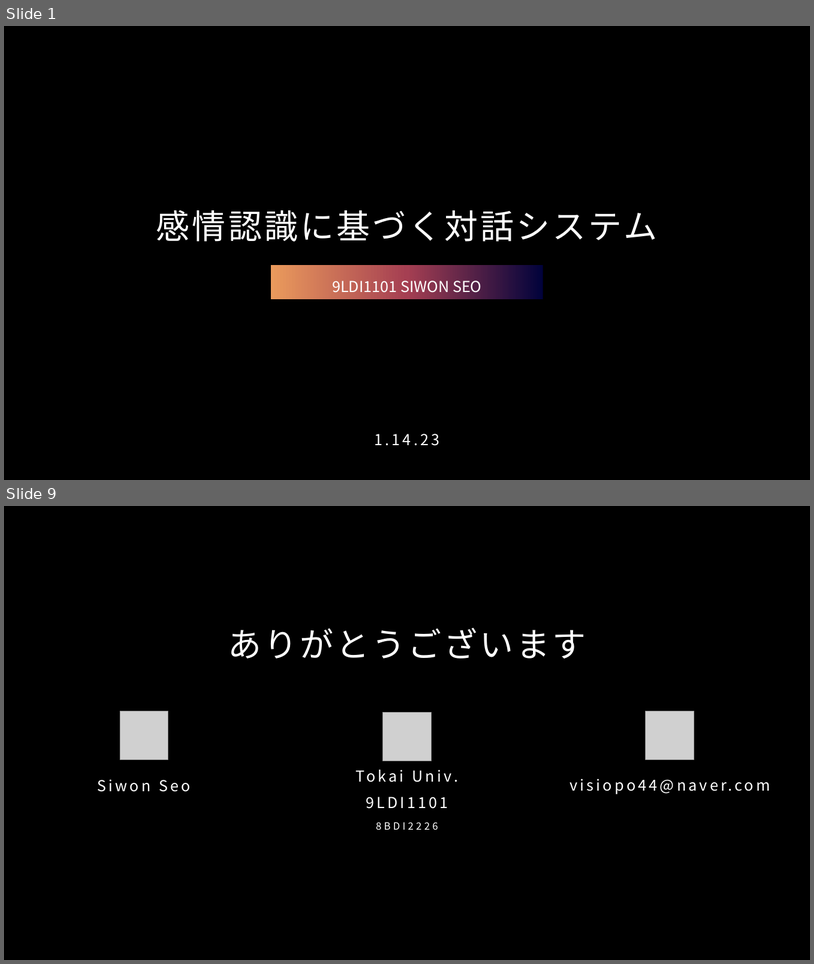
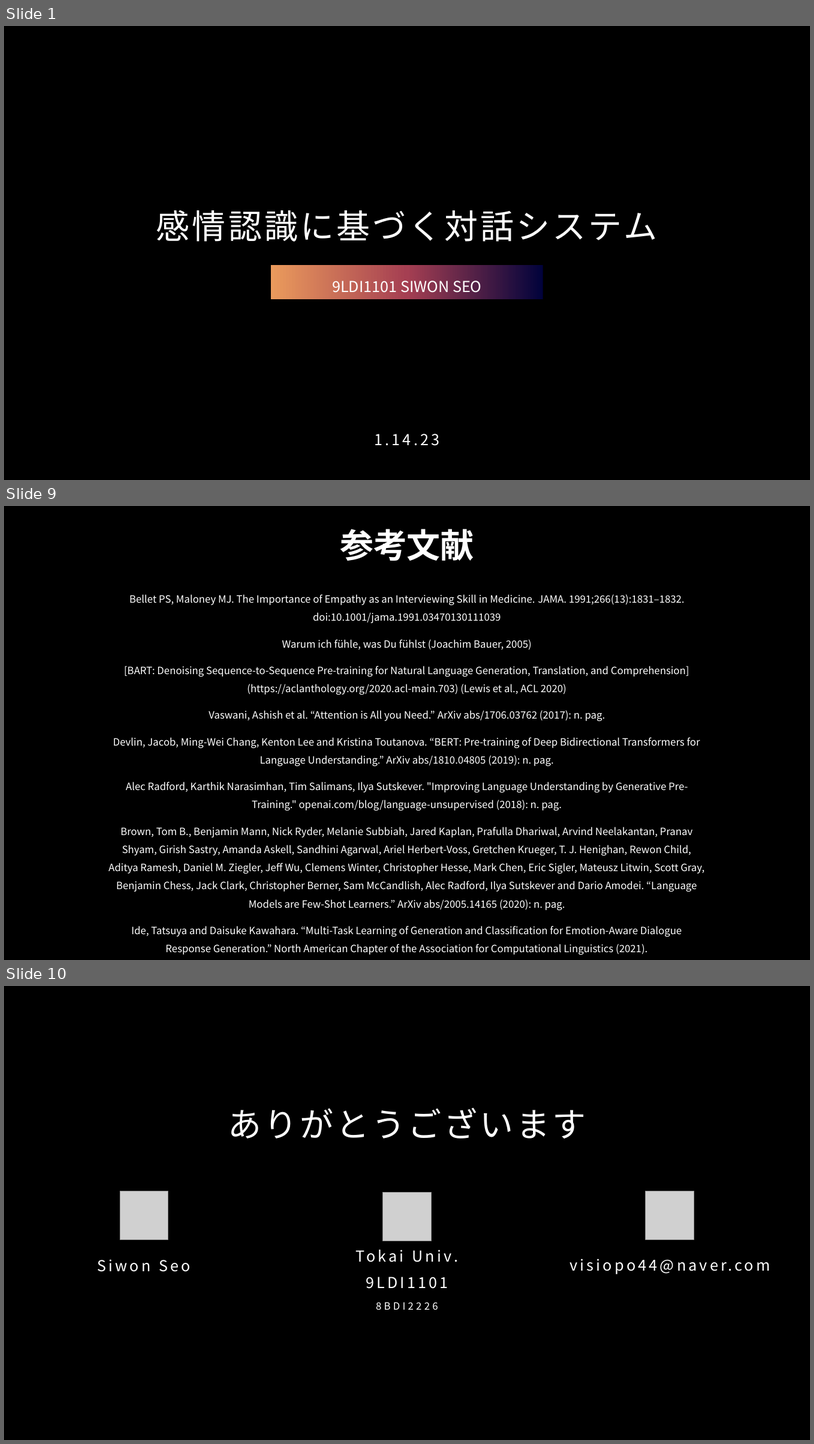
Before and after one commit to Sion1225/Study-Deeplearning-NLP, a slide deck: Presentation/感情認識に基づく対話システム.pptx. Shown one above the other, each under a label of ours: slides 1 and 9 before the commit, slides 1, 9 and 10 after it; the slides between them are not shown. The pictures are 814x964 and 814x1444 pixels, drawn with LibreOffice and Linux fonts; fonts in the diff are those of the drawing; grey boxes stand for pictures; background and template pictures are left out. Boxes give left, top, right and bottom in pixels: in the first picture for what was removed or moved away, otherwise in the second. Text is boxed around its words. In the diff, an @@ line names an element or a change of style, - is before the commit and + after.

```diff
--- a/Presentation/感情認識に基づく対話システム.pptx
+++ b/Presentation/感情認識に基づく対話システム.pptx
@@ slide 9 added at [4, 506, 810, 960], background #000000 @@
@@ text added at [340, 529, 474, 561], 40 pt, text #FFFFFF, bold @@
+参考文献
@@ text added at [108, 594, 705, 955], 12 pt, text #FFFFFF @@
+Bellet PS, Maloney MJ. The Importance of Empathy as an Interviewing Skill in Medicine. JAMA. 1991;266(13):1831–1832. doi:10.1001/jama.1991.03470130111039
+Warum ich fühle, was Du fühlst (Joachim Bauer, 2005)
+[BART: Denoising Sequence-to-Sequence Pre-training for Natural Language Generation, Translation, and Comprehension](https://aclanthology.org/2020.acl-main.703) (Lewis et al., ACL 2020)
+Vaswani, Ashish et al. “Attention is All you Need.” ArXiv abs/1706.03762 (2017): n. pag.
+Devlin, Jacob, Ming-Wei Chang, Kenton Lee and Kristina Toutanova. “BERT: Pre-training of Deep Bidirectional Transformers for Language Understanding.” ArXiv abs/1810.04805 (2019): n. pag.
+Alec Radford, Karthik Narasimhan, Tim Salimans, Ilya Sutskever. "Improving Language Understanding by Generative Pre-Training." openai.com/blog/language-unsupervised (2018): n. pag.
+Brown, Tom B., Benjamin Mann, Nick Ryder, Melanie Subbiah, Jared Kaplan, Prafulla Dhariwal, Arvind Neelakantan, Pranav Shyam, Girish Sastry, Amanda Askell, Sandhini Agarwal, Ariel Herbert-Voss, Gretchen Krueger, T. J. Henighan, Rewon Child, Aditya Ramesh, Daniel M. Ziegler, Jeff Wu, Clemens Winter, Christopher Hesse, Mark Chen, Eric Sigler, Mateusz Litwin, Scott Gray, Benjamin Chess, Jack Clark, Christopher Berner, Sam McCandlish, Alec Radford, Ilya Sutskever and Dario Amodei. “Language Models are Few-Shot Learners.” ArXiv abs/2005.14165 (2020): n. pag.
+Ide, Tatsuya and Daisuke Kawahara. “Multi-Task Learning of Generation and Classification for Emotion-Aware Dialogue Response Generation.” North American Chapter of the Association for Computational Linguistics (2021).
@@ what was slide 9 is now slide 10 @@
```
Also in this commit, not shown: 5 slides changed, 2 other slides added, 2 slides removed.
